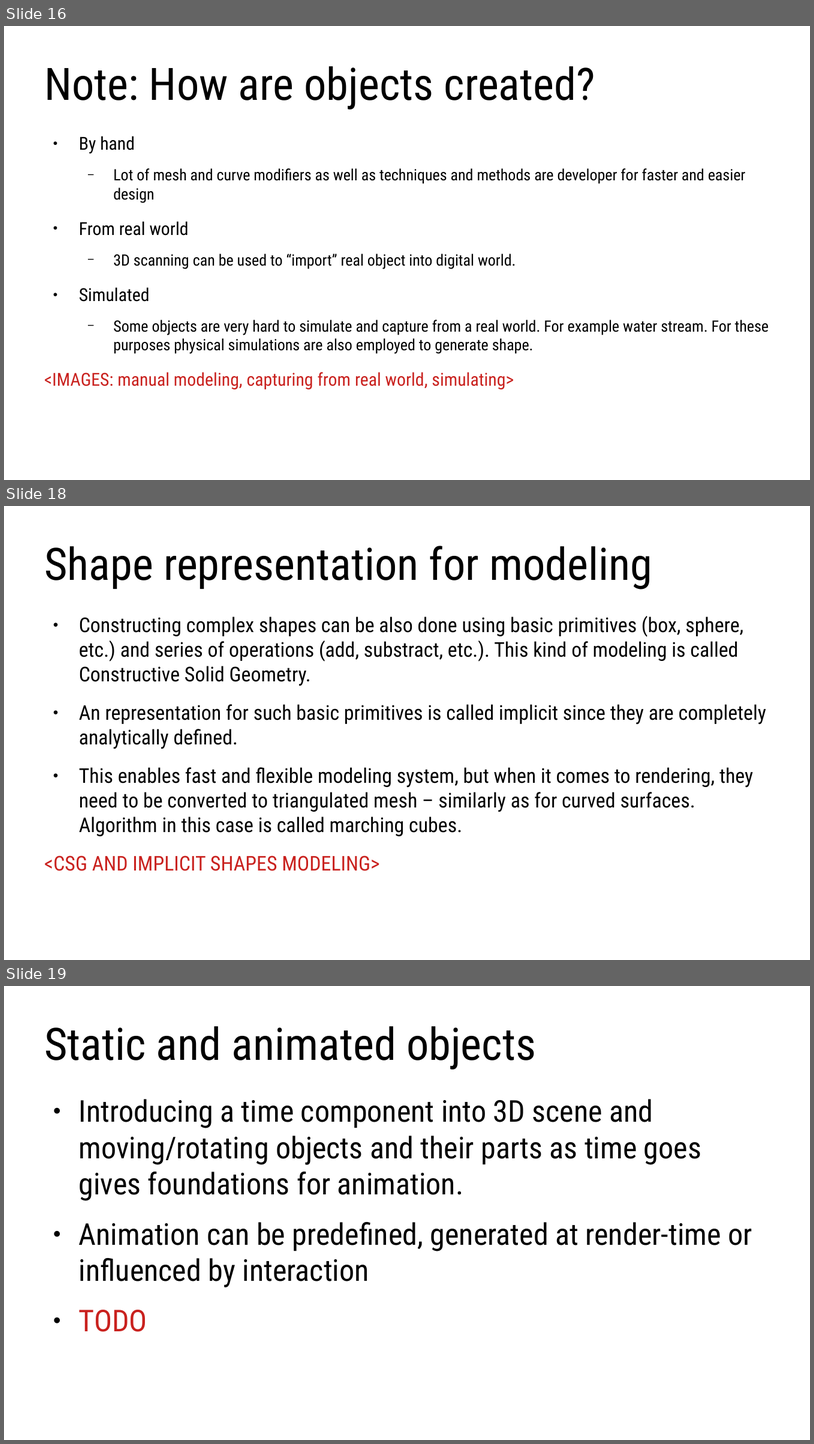
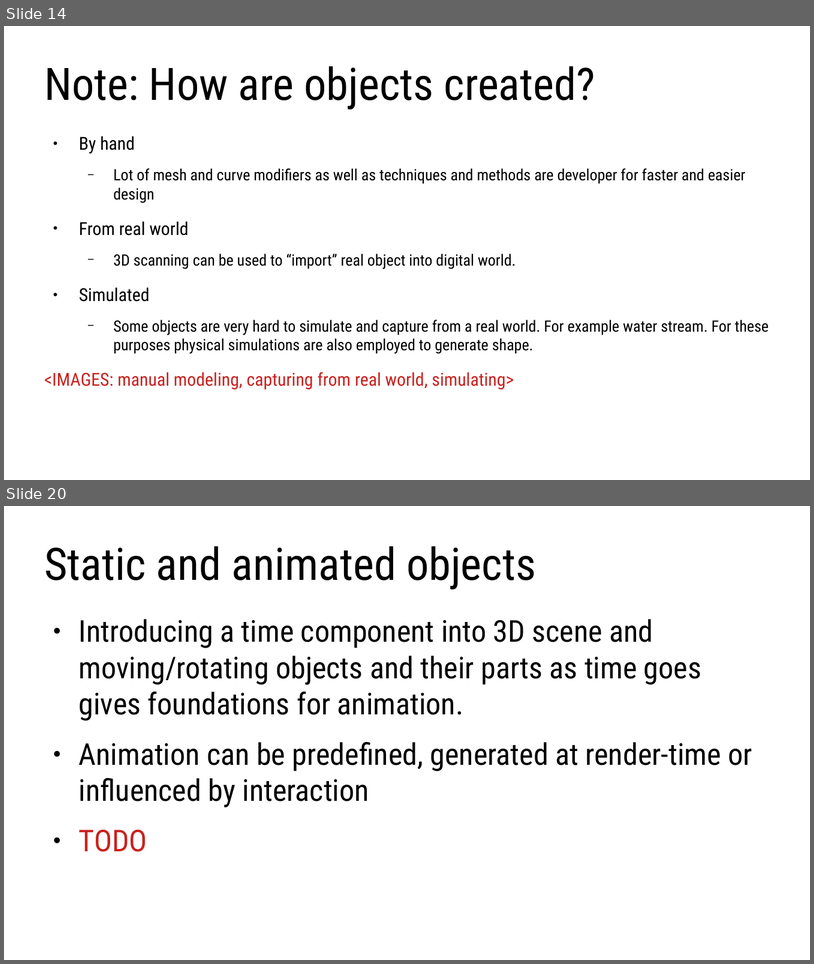
Before and after one commit to lorentzo/IntroductionToComputerGraphics, a slide deck: lectures/2_overview_computer_image_generation/computer_image_generation_overview.odp. Shown one above the other, each under a label of ours: slides 16, 18 and 19 before the commit, slides 14 and 20 after it; the slides between them are not shown. The pictures are 814x1444 and 814x964 pixels, drawn with LibreOffice and Linux fonts; fonts in the diff are those of the drawing. Boxes give left, top, right and bottom in pixels: in the first picture for what was removed or moved away, otherwise in the second. Text is boxed around its words. In the diff, an @@ line names an element or a change of style, - is before the commit and + after.

```diff
--- a/lectures/2_overview_computer_image_generation/computer_image_generation_overview.odp
+++ b/lectures/2_overview_computer_image_generation/computer_image_generation_overview.odp
@@ slide 18 removed at (4,506,810,960), background #FFFFFF @@
@@ title removed at (44,546,653,589) @@
-Shape representation for modeling
@@ text removed at (44,616,767,871) @@
-● Constructing complex shapes can be also done using basic primitives (box, sphere, etc.) and series of operations (add, substract, etc.). This kind of modeling is called Constructive Solid Geometry.
-● An representation for such basic primitives is called implicit since they are completely analytically defined.
-● This enables fast and flexible modeling system, but when it comes to rendering, they need to be converted to triangulated mesh – similarly as for curved surfaces. Algorithm in this case is called marching cubes.
-<CSG AND IMPLICIT SHAPES MODELING>
@@ what was slide 16 is now slide 14 @@
@@ what was slide 19 is now slide 20 @@
```
Also in this commit, not shown: 5 slides changed, 1 slide added, 3 other slides removed, 7 other files.
